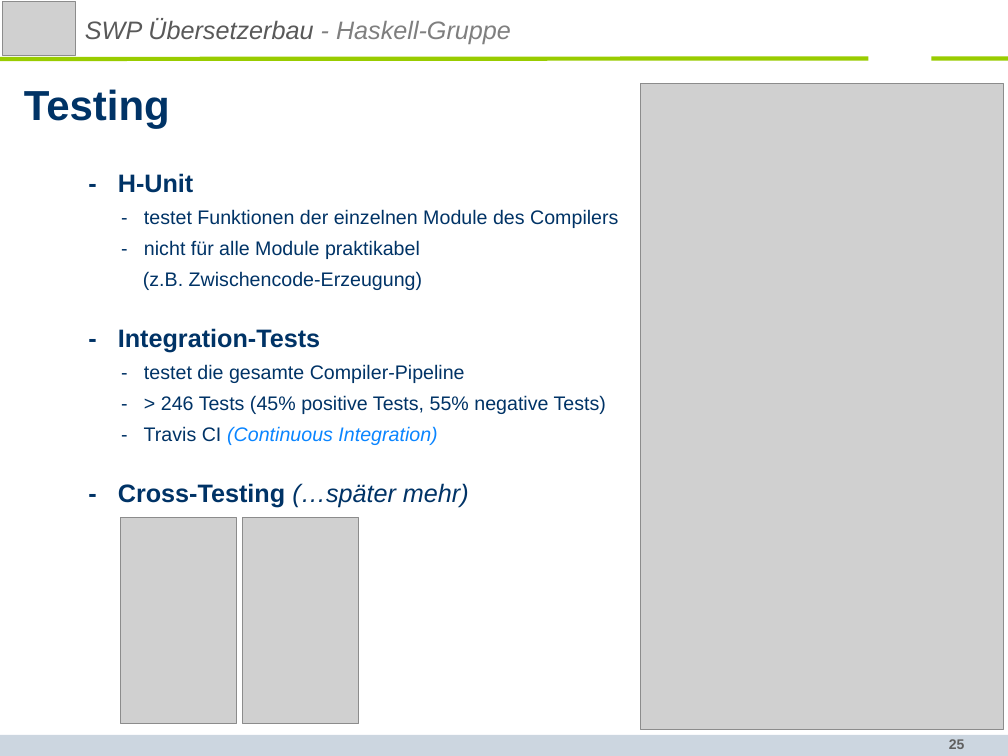
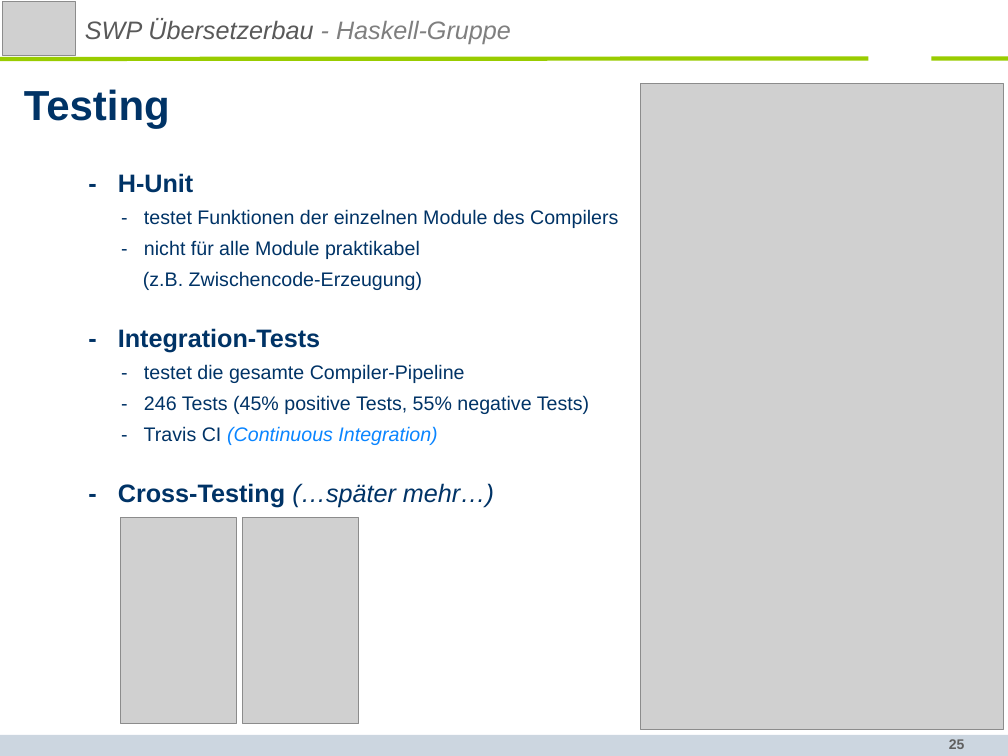
Before and after one commit to SWP-Ubau-SoSe2014-Haskell/SWPSoSe14, a slide deck: slide 25 of documentation/SWPSoSe14MS3.ppt. Drawn at 1008x756 pixels with LibreOffice and Linux fonts; fonts in the diff are those of the drawing; grey boxes stand for pictures; background and template pictures are left out. Boxes give left, top, right and bottom in pixels: in the first picture for what was removed or moved away, otherwise in the second. Text is boxed around its words. In the diff, an @@ line names an element or a change of style, - is before the commit and + after.

```diff
--- a/documentation/SWPSoSe14MS3.ppt
+++ b/documentation/SWPSoSe14MS3.ppt
@@ text at [144,395,589,414]: text changed @@
-- > 246 Tests (45% positive Tests, 55% negative Tests)
+- 246 Tests (45% positive Tests, 55% negative Tests)
@@ text at [118,483,494,508]: text changed @@
-- Cross-Testing (…später mehr)
+- Cross-Testing (…später mehr…)
```
Also in this commit, not shown: 12 other slides changed.
